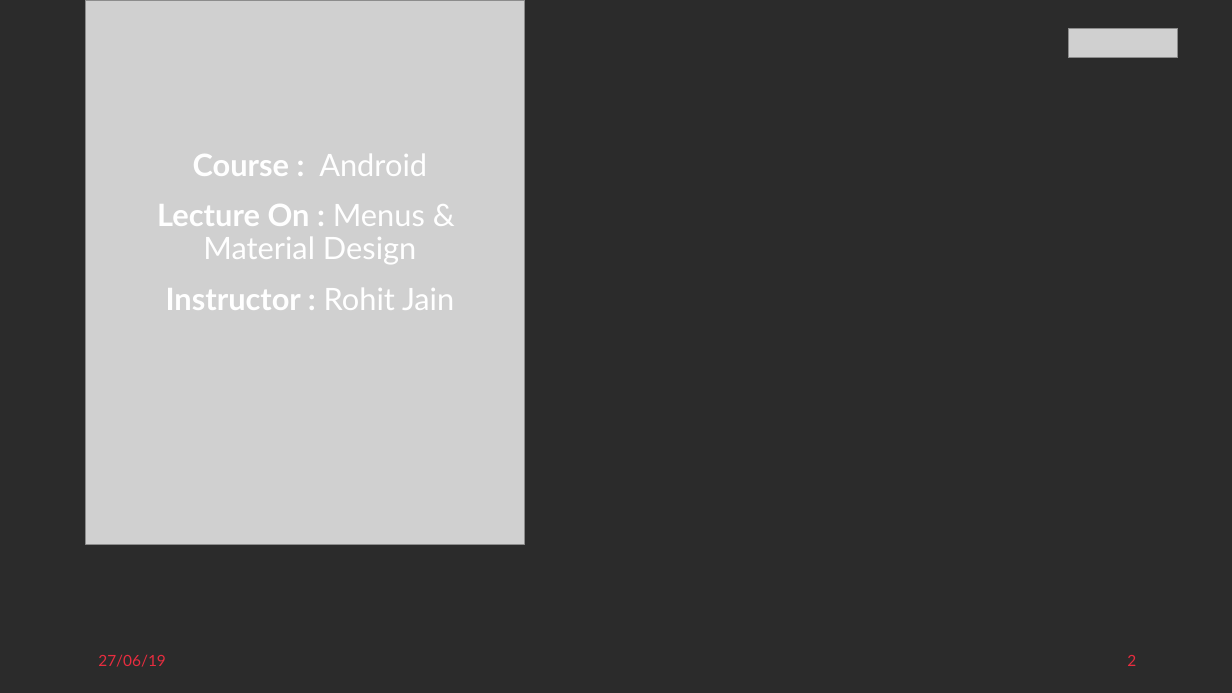
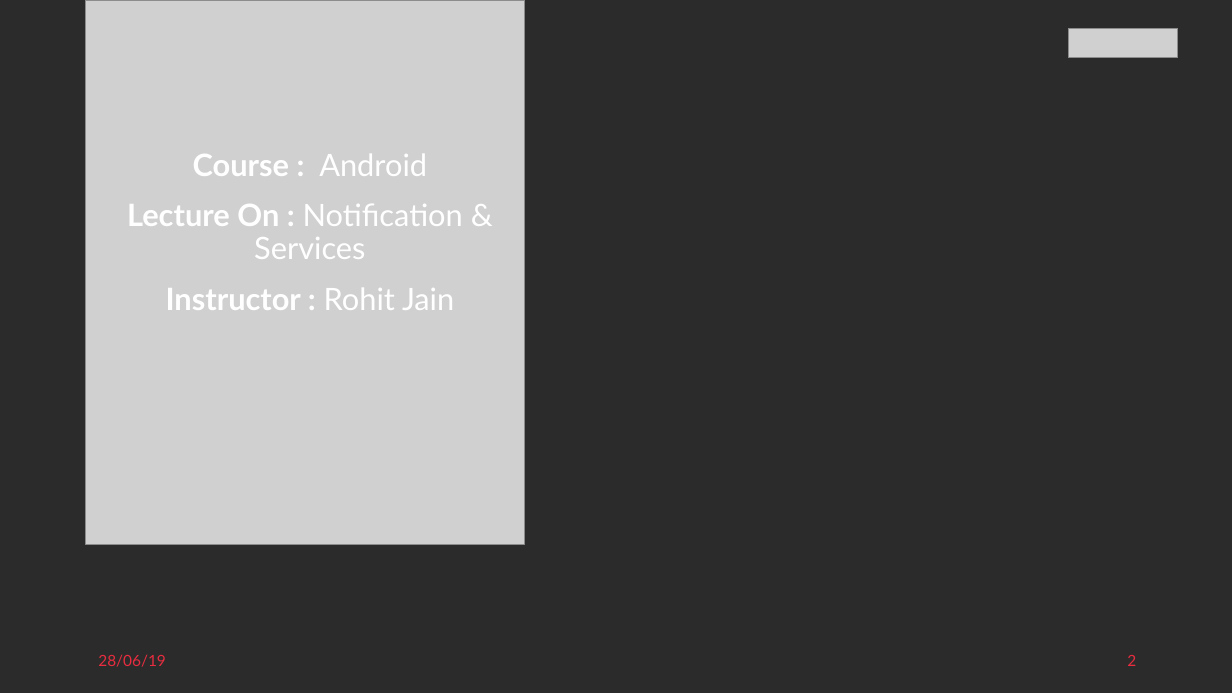
Before and after one commit to rohitjain-dev/UpgradAndroidJavaSummer, a slide deck: slide 2 of Android Day10.pptx. Drawn at 1232x693 pixels with LibreOffice and Linux fonts; fonts in the diff are those of the drawing; grey boxes stand for pictures; background and template pictures are left out; a plain dark background stands for a picture behind light text. Boxes give left, top, right and bottom in pixels: in the first picture for what was removed or moved away, otherwise in the second. Text is boxed around its words. In the diff, an @@ line names an element or a change of style, - is before the commit and + after.

Commit message:
notification code for Android 8.0 + added

```diff
--- a/Android Day10.pptx
+++ b/Android Day10.pptx
@@ text at [127, 204, 463, 259]: text changed @@
-Lecture On : Menus & Material Design
+Lecture On : Notification & Services
@@ text at [98, 655, 166, 667]: text changed @@
-27/06/19
+28/06/19
```
Also in this commit, not shown: 14 other slides changed, 1 slide removed, 4 other files.
